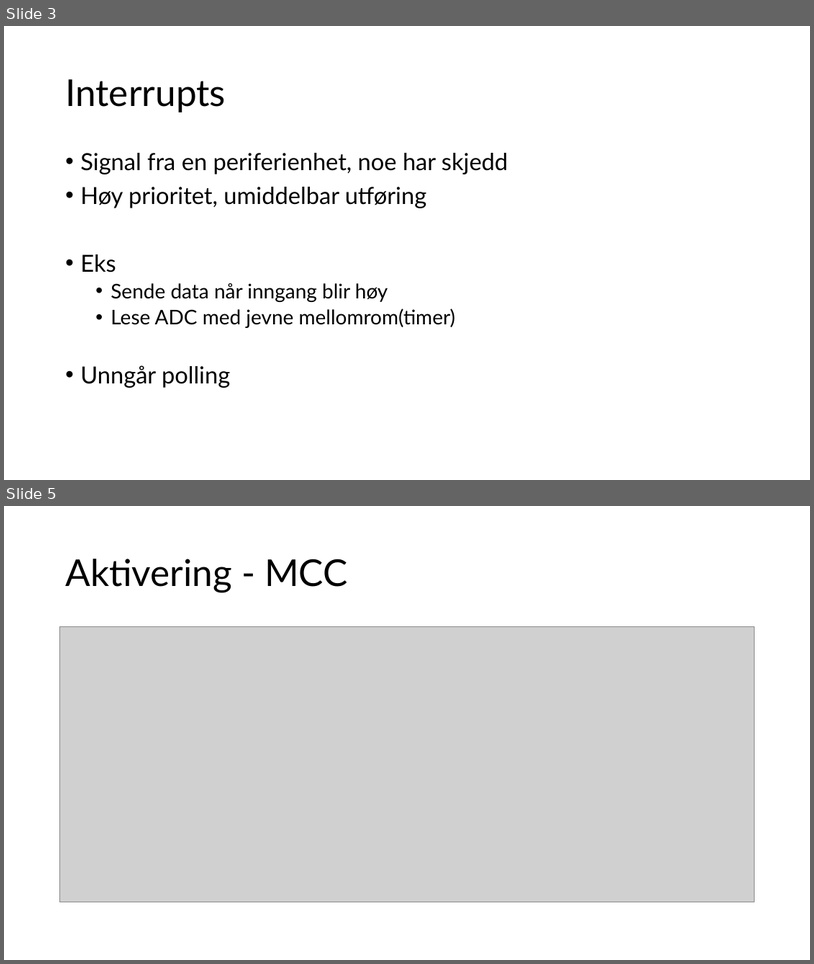
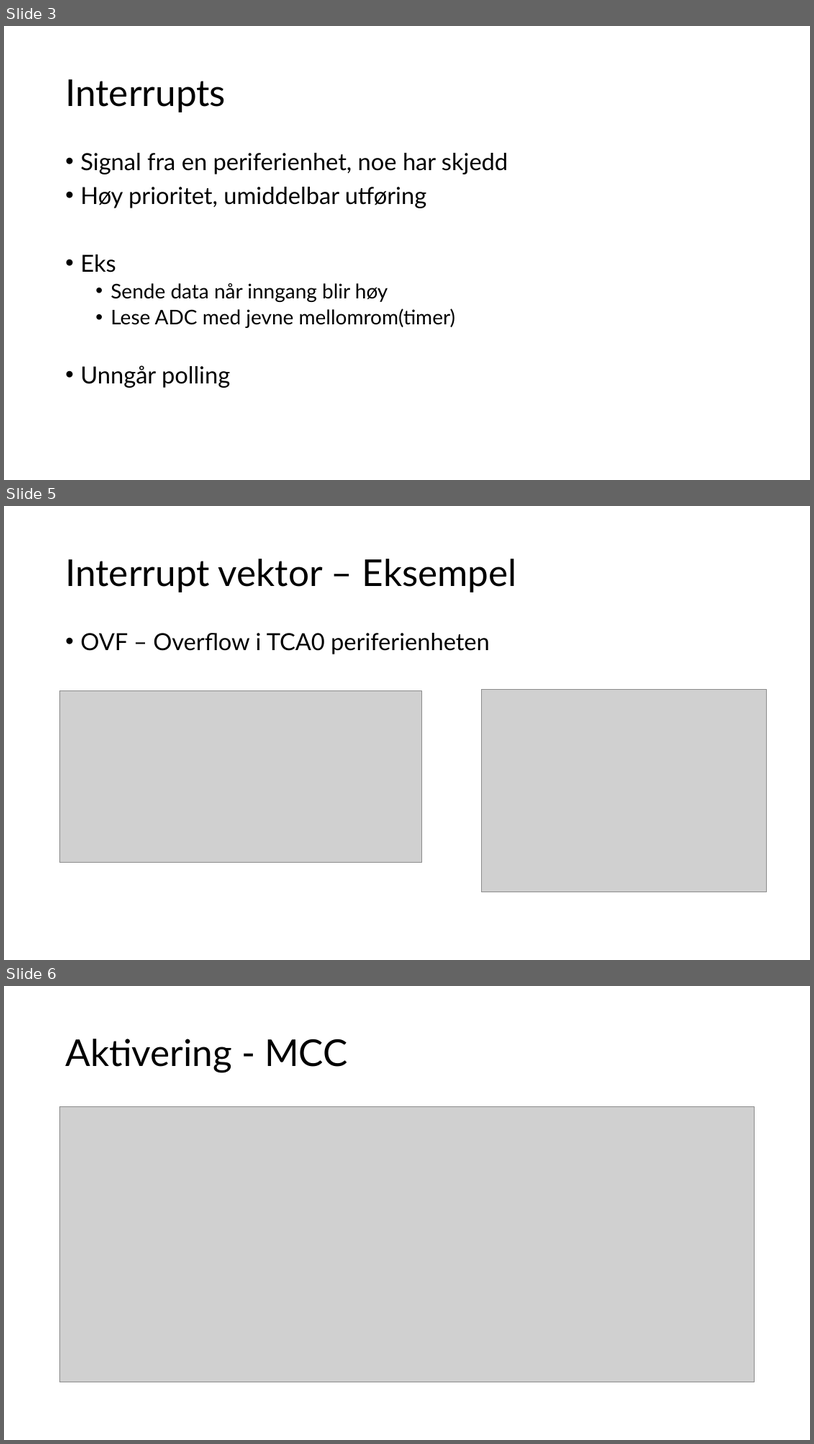
Before and after one commit to ElektraVerksted/AVR-kurs, a slide deck: Kursdag 2/Dag to.pptx. Shown one above the other, each under a label of ours: slides 3 and 5 before the commit, slides 3, 5 and 6 after it; the slides between them are not shown. The pictures are 814x964 and 814x1444 pixels, drawn with LibreOffice and Linux fonts; fonts in the diff are those of the drawing; grey boxes stand for pictures. Boxes give left, top, right and bottom in pixels: in the first picture for what was removed or moved away, otherwise in the second. Text is boxed around its words. In the diff, an @@ line names an element or a change of style, - is before the commit and + after.

Commit message:
Lagt inn bilde i powerpoint, TCA0 eksempelvektor
Konflikter i remote og lokal, håper å fikse det

```diff
--- a/Kursdag 2/Dag to.pptx
+++ b/Kursdag 2/Dag to.pptx
@@ slide 5 added at box(4, 506, 810, 960), background #FFFFFF @@
@@ title added at box(65, 559, 517, 592), 44 pt, text #000000 @@
+Interrupt vektor – Eksempel
@@ text added at box(80, 633, 490, 654), 28 pt, text #000000 @@
+• OVF – Overflow i TCA0 periferienheten
@@ picture added at box(59, 691, 422, 862) @@
@@ picture added at box(482, 690, 767, 892) @@
@@ what was slide 5 is now slide 6 @@
```
Also in this commit, not shown: 7 slides changed, 3 other slides added.
